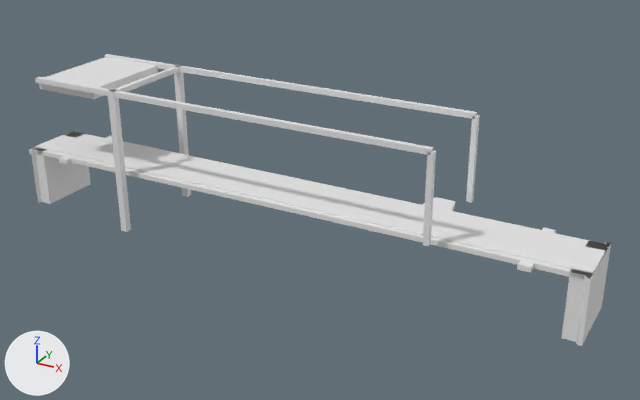
Renders of the glTF model models/den-oever/den-oever-brug-in-de-a7-den-oever/den-oever-brug-in-de-a7-den-oever.glb from each side of a commit.
The view is the same before and after, from a 50 mm lens placed at (69.9, -116.4, 57.8), pointed at (5.3, 1.1, -0.9). The axes (+X, +Y, +Z) are drawn at lower left. The lights are the same throughout. The first picture is the older version.

Objects in the first picture: 'building:balans', 'building:balans 2', 'building:contragewicht', 'building:hamei', 'building:hamei 2', 'building:hangstang', 'building:hangstang 2', 'building:portaal', 'road:dek', 'road:landhoofd (aangenomen)', 'road:landhoofd (aangenomen) 2', 'road:rijbaan autosnelweg'.
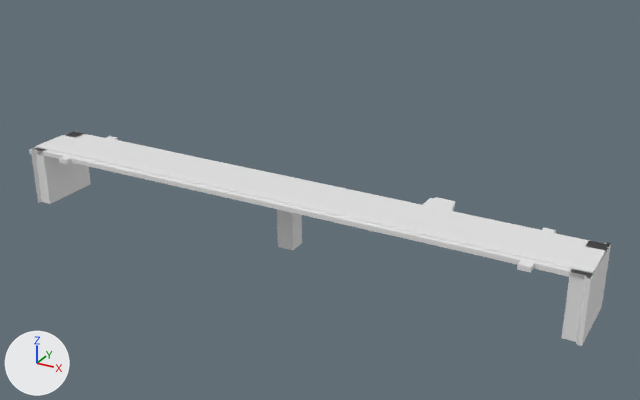
Pixel boxes (x1, y1, x2, y2) of what changed, in the pictures (640 x 400 px):
'building:balans 2', deleted
    before: (35, 77, 433, 155)
'building:balans', deleted
    before: (105, 54, 477, 119)
'building:contragewicht', deleted
    before: (39, 58, 158, 99)
'building:hamei 2', deleted
    before: (107, 89, 131, 232)
'building:draaipunt', added
    after: (277, 209, 302, 250)
'building:hangstang 2', deleted
    before: (423, 150, 436, 246)
'building:hamei', deleted
    before: (174, 65, 191, 197)
'building:hangstang', deleted
    before: (466, 115, 480, 202)
'building:portaal', deleted
    before: (113, 66, 179, 92)

The edits, one by one:
Mesh me_draaipunt is new.
It is a box spanning x -1.5..1.5, y -1.5..1.5, z -10.0..-0.19.
Object 'building:hamei' (ob_building_hamei) is deleted.
Object 'building:hamei 2' (ob_building_hamei_2) is deleted.
Object 'building:portaal' (ob_building_portaal) is deleted.
Object 'building:balans' (ob_building_balans) is deleted.
Object 'building:hangstang' (ob_building_hangstang) is deleted.
Object 'building:balans 2' (ob_building_balans_2) is deleted.
Object 'building:hangstang 2' (ob_building_hangstang_2) is deleted.
Object 'building:contragewicht' (ob_building_contragewicht) is deleted.
Object 'building:draaipunt' (ob_building_draaipunt) is new; it shows me_draaipunt.
Its location is (0.0, 0.0, 0.0).
